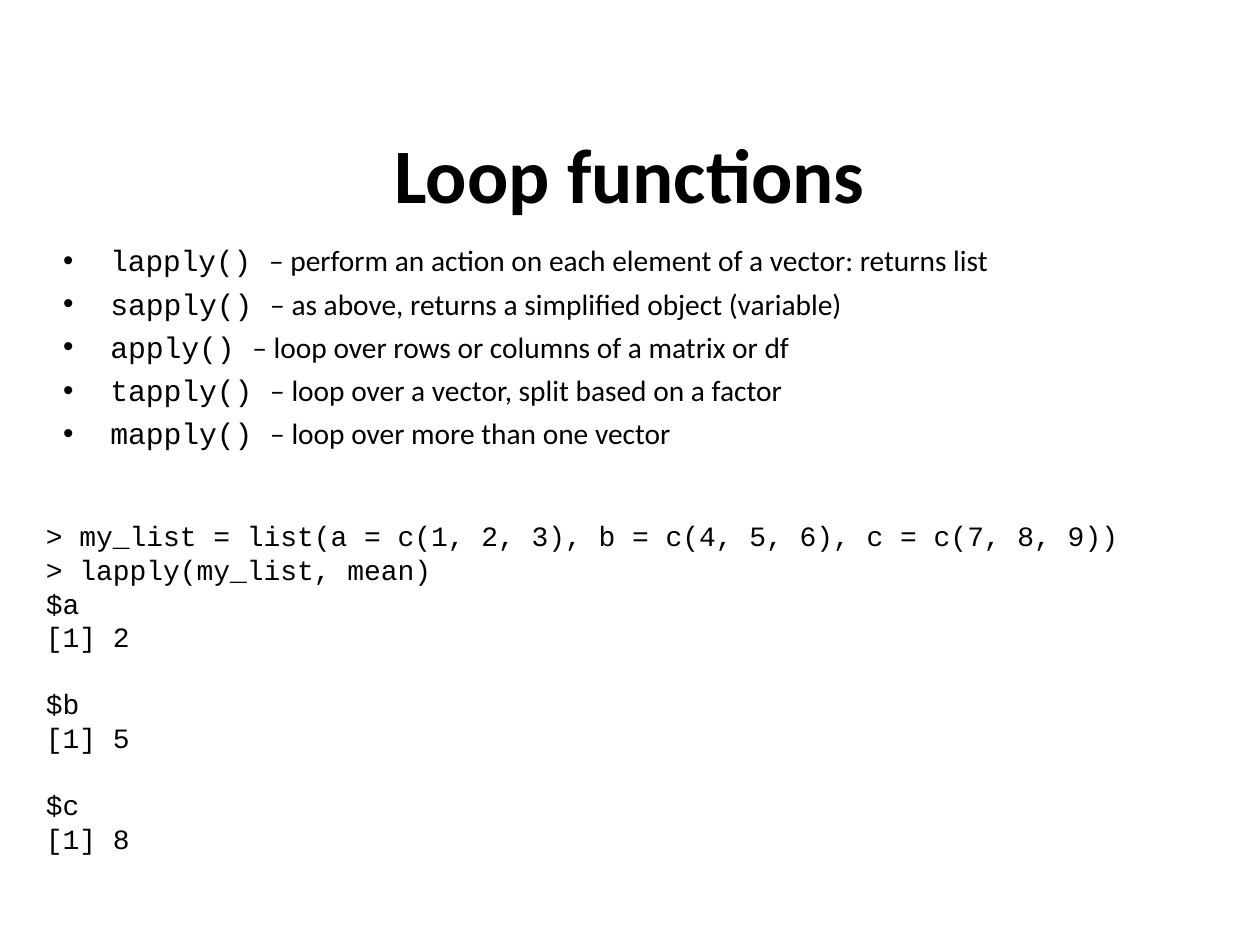
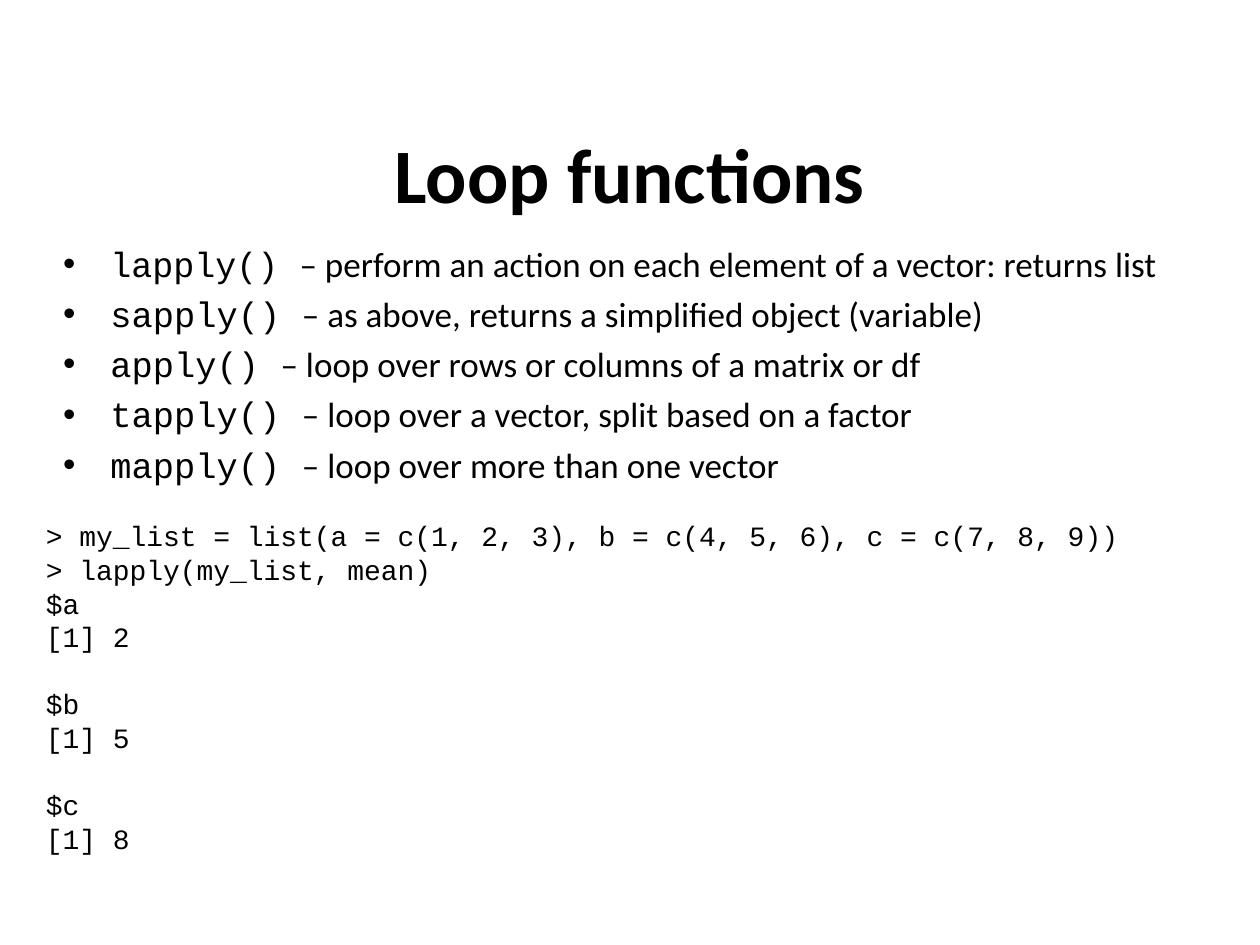
Before and after one commit to sraorao/data_analysis_visualisation_R_TT2024, a slide deck: slide 22 of powerpoint files/Session1.pptx (slide 21 before the commit). Drawn at 1260x945 pixels with LibreOffice and Linux fonts; fonts in the diff are those of the drawing. Boxes give left, top, right and bottom in pixels: in the first picture for what was removed or moved away, otherwise in the second. Text is boxed around its words. In the diff, an @@ line names an element or a change of style, - is before the commit and + after.

```diff
--- a/powerpoint files/Session1.pptx
+++ b/powerpoint files/Session1.pptx
@@ text "lapply() – perform an action ..." at (110,252,1156,486): size 16.8 to 20.1 pt in "lapply() – perform an action on each ...", "– as above, returns a simplified object ...", "– loop over rows or columns of ...", "– loop over a vector, split based ..." and 1 more places; size 16.9 to 20.2 pt in "sapply()", "apply()", "tapply()", "mapply()" @@
```
Also in this commit, not shown: 2 other slides changed, 1 slide added, 8 other files.
